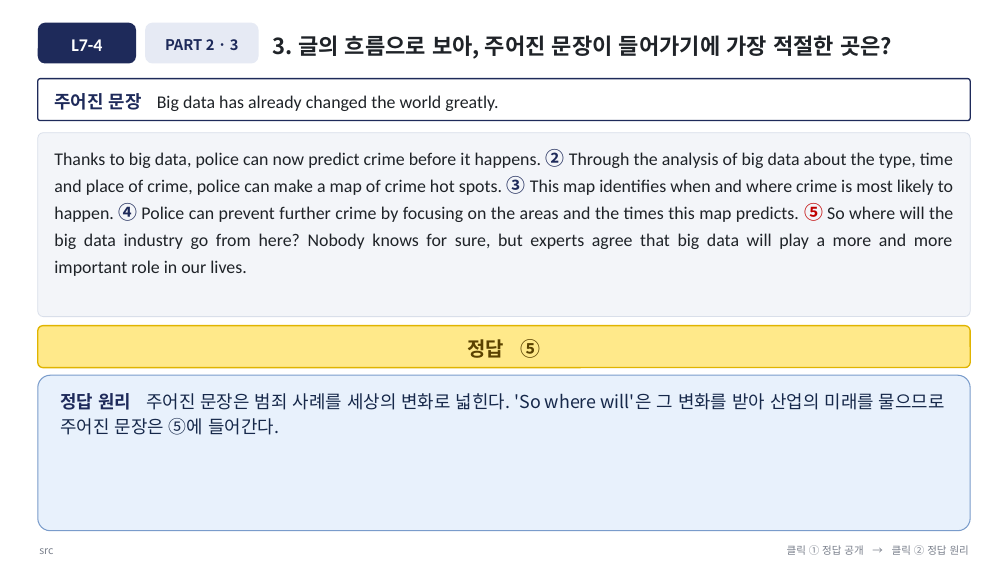
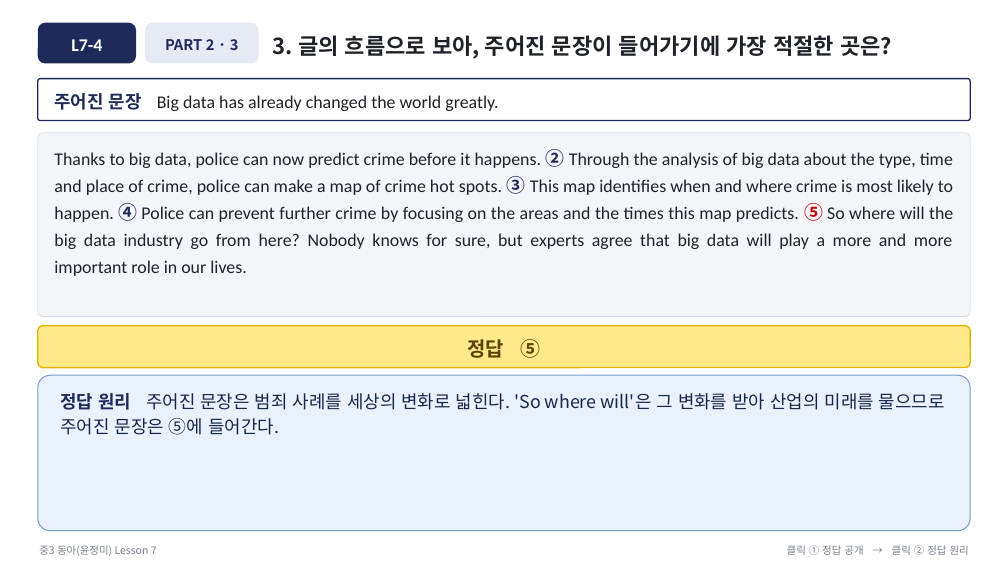
Before and after one commit to dtpman/dtpman, a slide deck: slide 46 of output/중3동아윤_5-8과/내신워크북/Lesson7/중3 동아(윤정미) Lesson 7 문제풀이 클릭형 (2026-10-02).pptx. Drawn at 1008x567 pixels with LibreOffice and Linux fonts; fonts in the diff are those of the drawing. Boxes give left, top, right and bottom in pixels: in the first picture for what was removed or moved away, otherwise in the second. Text is boxed around its words. In the diff, an @@ line names an element or a change of style, - is before the commit and + after.

```diff
--- a/output/중3동아윤_5-8과/내신워크북/Lesson7/중3 동아(윤정미) Lesson 7 문제풀이 클릭형 (2026-10-02).pptx
+++ b/output/중3동아윤_5-8과/내신워크북/Lesson7/중3 동아(윤정미) Lesson 7 문제풀이 클릭형 (2026-10-02).pptx
@@ text at (39,545,157,556): text changed @@
-src
+중3 동아(윤정미) Lesson 7
```
Also in this commit, not shown: 48 other slides changed, 2 other files.
